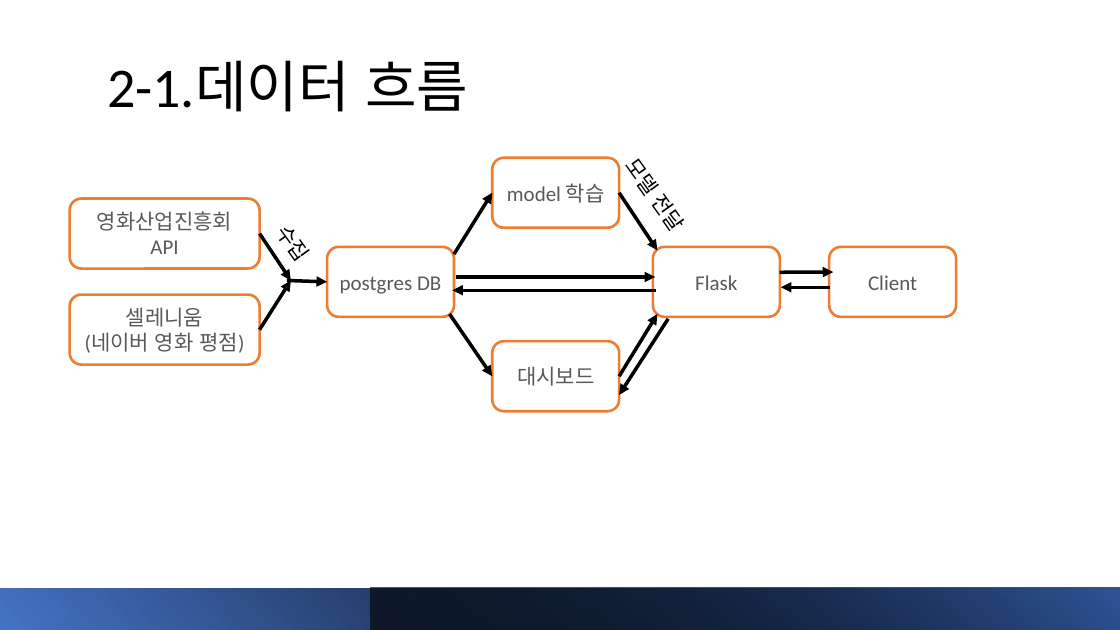
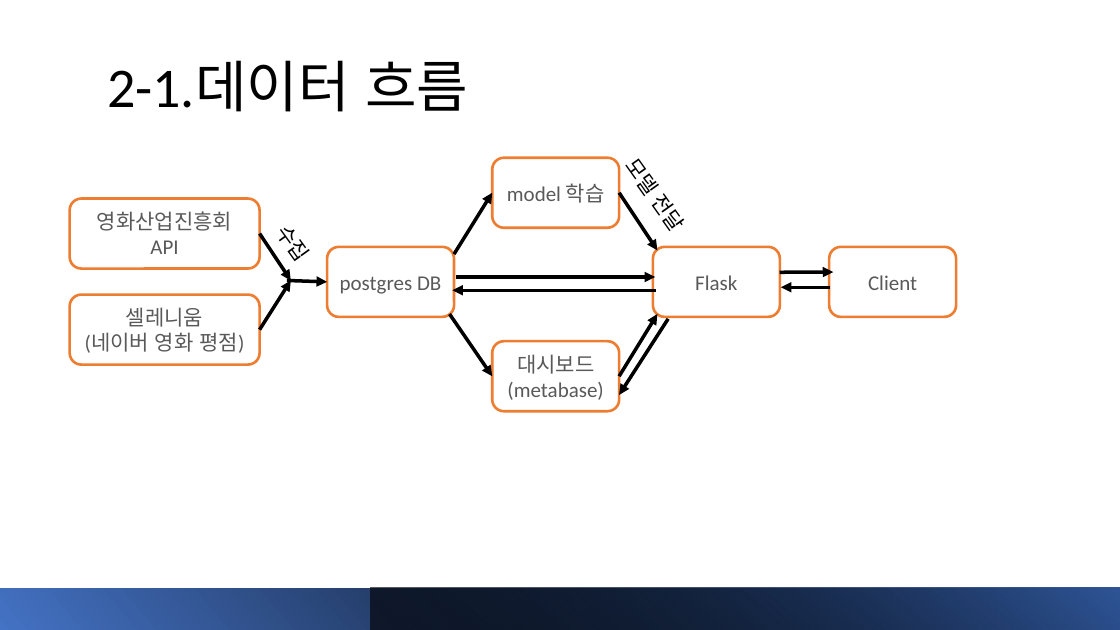
Before and after one commit to KHP95/section4-project, a slide deck: slide 4 of AI_18_박경훈_Section4.pptx. Drawn at 1120x630 pixels with LibreOffice and Linux fonts; fonts in the diff are those of the drawing. Boxes give left, top, right and bottom in pixels: in the first picture for what was removed or moved away, otherwise in the second. Text is boxed around its words. In the diff, an @@ line names an element or a change of style, - is before the commit and + after.

```diff
--- a/AI_18_박경훈_Section4.pptx
+++ b/AI_18_박경훈_Section4.pptx
@@ text in rounded rectangle at (507, 382, 603, 400): paragraph added @@
+(metabase)
```
Also in this commit, not shown: 1 other slide changed, 2 other files.
